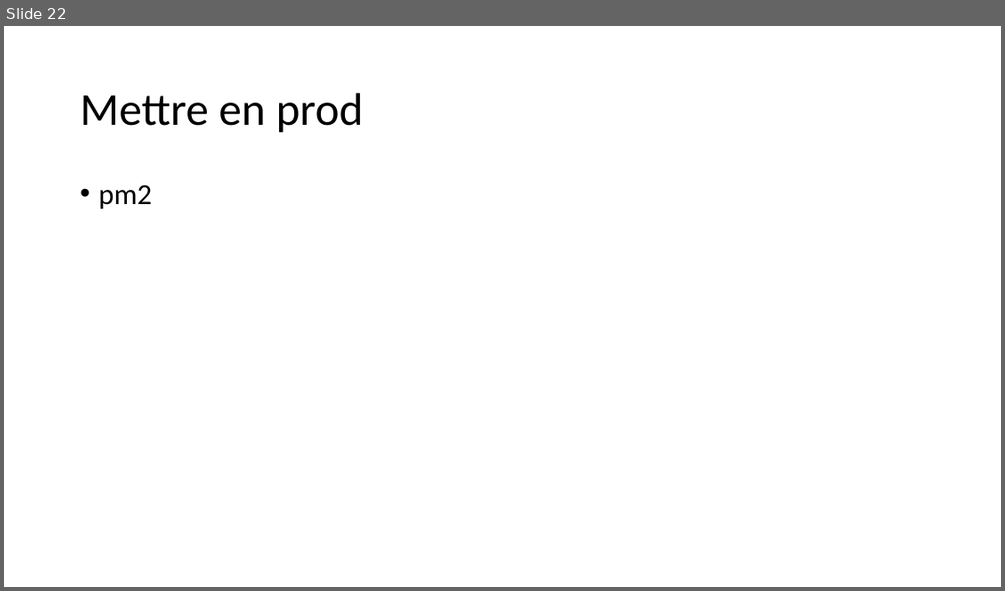
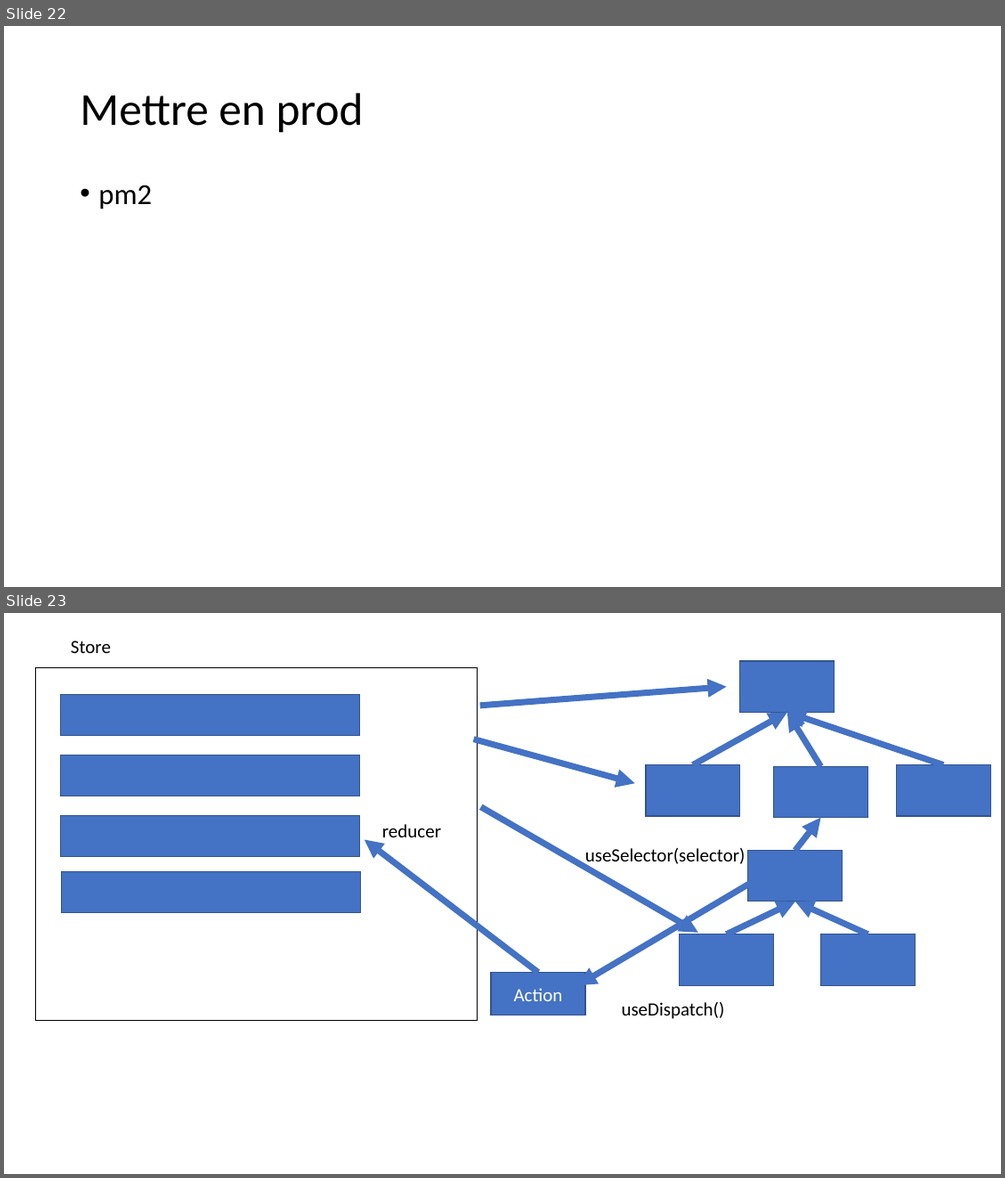
Before and after one commit to jlg-formation/tjs-juin-2022, a slide deck: notes.pptx. Shown one above the other, each under a label of ours: slide 22 before the commit, slides 22 and 23 after it. The pictures are 1005x591 and 1005x1178 pixels, drawn with LibreOffice and Linux fonts; fonts in the diff are those of the drawing. Boxes give left, top, right and bottom in pixels: in the first picture for what was removed or moved away, otherwise in the second. Text is boxed around its words. In the diff, an @@ line names an element or a change of style, - is before the commit and + after.

```diff
--- a/notes.pptx
+++ b/notes.pptx
@@ slide 23 added at [4,613,1001,1174], background #FFFFFF @@
@@ text added at [71,641,111,653], 18 pt, text #000000 @@
+Store
@@ rectangle added at [740,661,834,712], fill #4472C4, outline #325491 1 pt @@
@@ rectangle added at [36,667,477,1021], fill #FFFFFF, outline #000000 1 pt @@
@@ arrow added from (480, 706) to (727, 686), #4472C4 6 pt @@
@@ rectangle added at [61,695,359,736], fill #4472C4, outline #325491 1 pt @@
@@ arrow added from (693, 765) to (787, 713), #4472C4 6 pt @@
@@ arrow added from (821, 766) to (787, 713), #4472C4 6 pt @@
@@ arrow added from (943, 765) to (787, 713), #4472C4 6 pt @@
@@ arrow added from (474, 739) to (635, 784), #4472C4 6 pt @@
@@ rectangle added at [61,755,359,796], fill #4472C4, outline #325491 1 pt @@
@@ rectangle added at [646,765,740,816], fill #4472C4, outline #325491 1 pt @@
@@ rectangle added at [774,766,867,817], fill #4472C4, outline #325491 1 pt @@
@@ rectangle added at [896,765,990,816], fill #4472C4, outline #325491 1 pt @@
@@ rectangle added at [61,815,359,856], fill #4472C4, outline #325491 1 pt @@
@@ text added at [382,824,441,837], 18 pt, text #000000 @@
+reducer
@@ arrow added from (481, 807) to (698, 933), #4472C4 6 pt @@
@@ arrow added from (795, 850) to (821, 818), #4472C4 6 pt @@
@@ arrow added from (538, 972) to (364, 840), #4472C4 6 pt @@
@@ text added at [585,848,745,868], 18 pt, text #000000 @@
+useSelector(selector)
@@ rectangle added at [748,850,842,900], fill #4472C4, outline #325491 1 pt @@
@@ rectangle added at [62,872,360,913], fill #4472C4, outline #325491 1 pt @@
@@ arrow added from (769, 872) to (577, 985), #4472C4 6 pt @@
@@ arrow added from (727, 933) to (795, 901), #4472C4 6 pt @@
@@ arrow added from (867, 933) to (795, 901), #4472C4 6 pt @@
@@ rectangle added at [680,933,774,985], fill #4472C4, outline #325491 1 pt @@
@@ rectangle added at [821,933,914,985], fill #4472C4, outline #325491 1 pt @@
@@ rectangle added at [491,972,585,1014], fill #4472C4, outline #325491 1 pt, 18 pt, text #FFFFFF @@
+Action
@@ text added at [622,1002,725,1019], 18 pt, text #000000 @@
+useDispatch()
```
Also in this commit, not shown: 1 other slide added.
